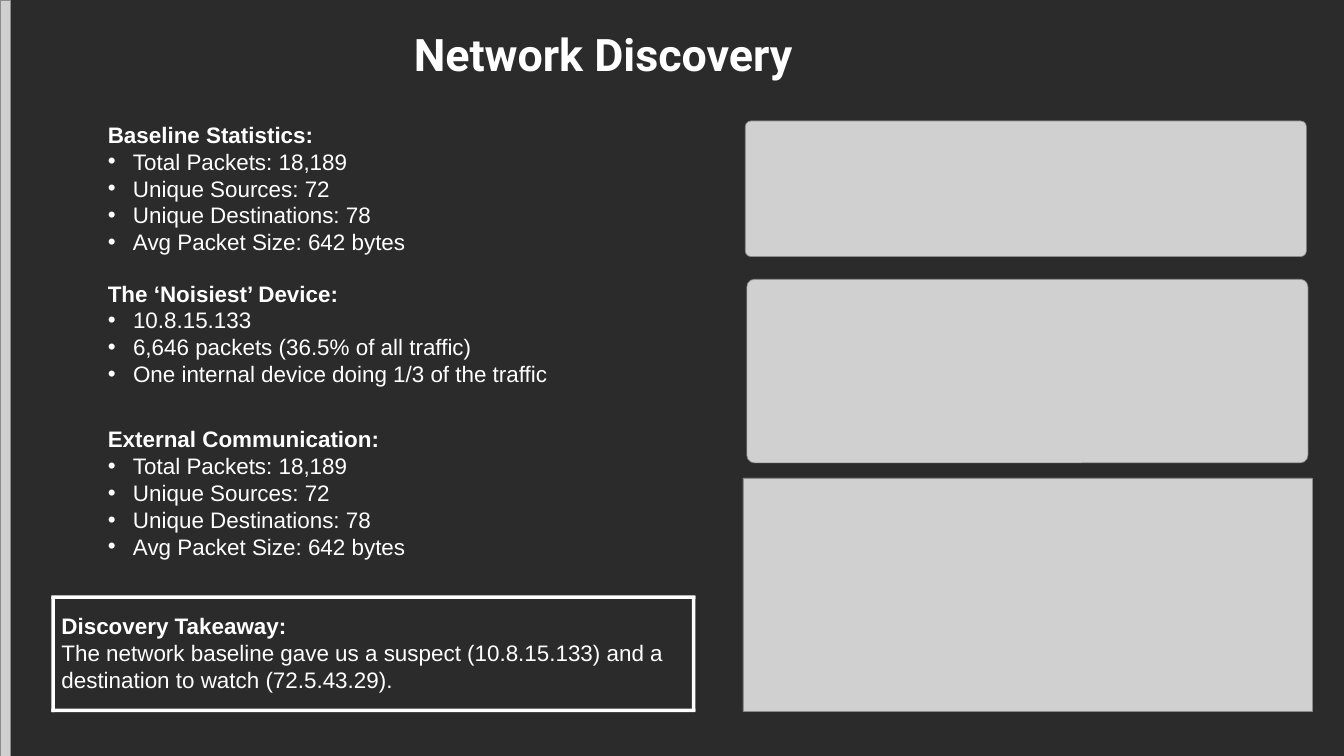
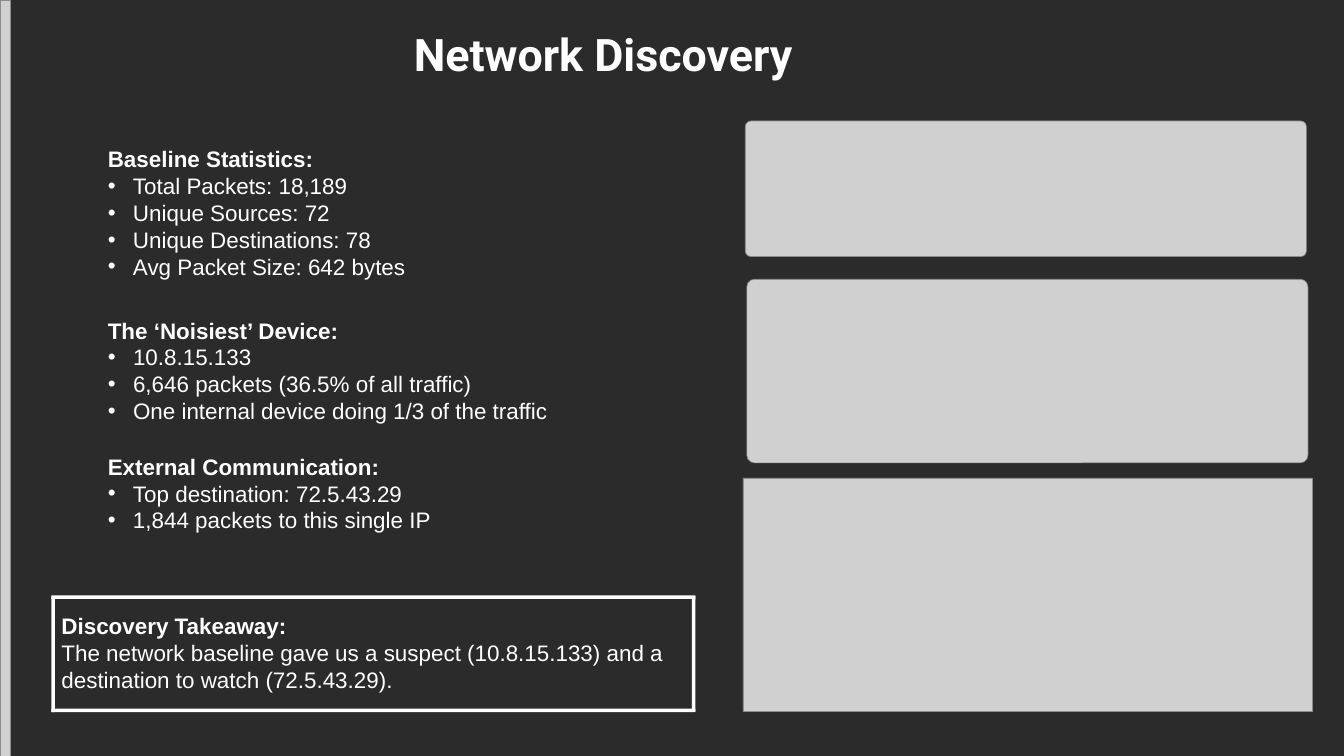
Before and after one commit to MelissaAbdelkafi/Splunk-Entreprise-Evaluation-in-Threat-Detection, a slide deck: slide 7 of SplunkEvaluationPresentation.pptx. Drawn at 1344x756 pixels with LibreOffice and Linux fonts; fonts in the diff are those of the drawing; grey boxes stand for pictures; background and template pictures are left out; a plain dark background stands for a picture behind light text. Boxes give left, top, right and bottom in pixels: in the first picture for what was removed or moved away, otherwise in the second. Text is boxed around its words. In the diff, an @@ line names an element or a change of style, - is before the commit and + after.

```diff
--- a/SplunkEvaluationPresentation.pptx
+++ b/SplunkEvaluationPresentation.pptx
@@ text "Baseline Statistics:": place and size @@
-text "Baseline Statistics:" at bbox=[108, 126, 406, 255]
+text "Baseline Statistics:" at bbox=[108, 150, 406, 280]
@@ text "The ‘Noisiest’ Device:": place and size @@
-text "The ‘Noisiest’ Device:" at bbox=[108, 285, 547, 387]
+text "The ‘Noisiest’ Device:" at bbox=[108, 322, 547, 424]
@@ text "External Communication:": place and size @@
-text "External Communication:" at bbox=[108, 430, 406, 560]
+text "External Communication:" at bbox=[108, 458, 430, 533]
@@ text at bbox=[133, 485, 430, 533]: text changed @@
-• Total Packets: 18,189
-• Unique Sources: 72
-• Unique Destinations: 78
-• Avg Packet Size: 642 bytes
+• Top destination: 72.5.43.29
+• 1,844 packets to this single IP
```
